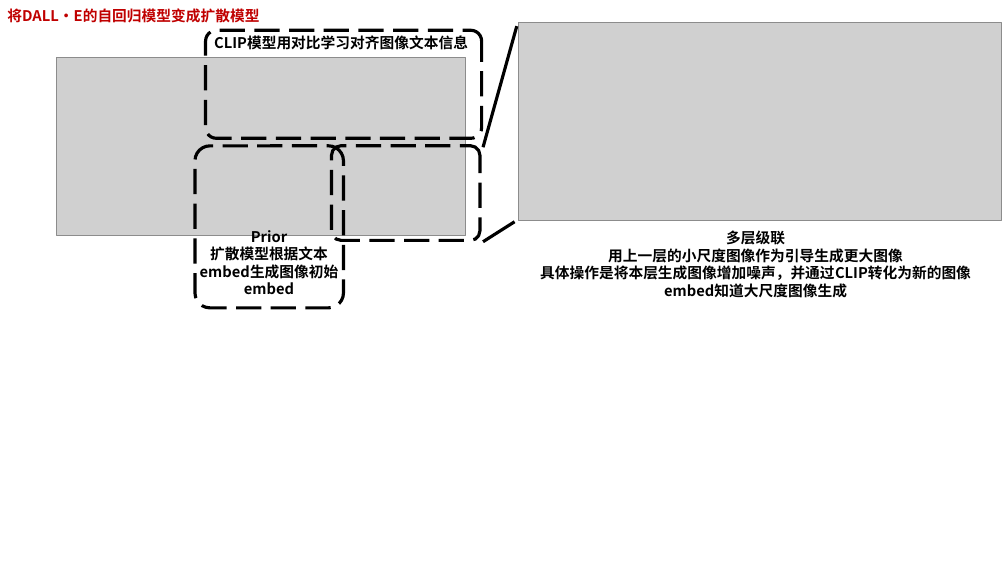
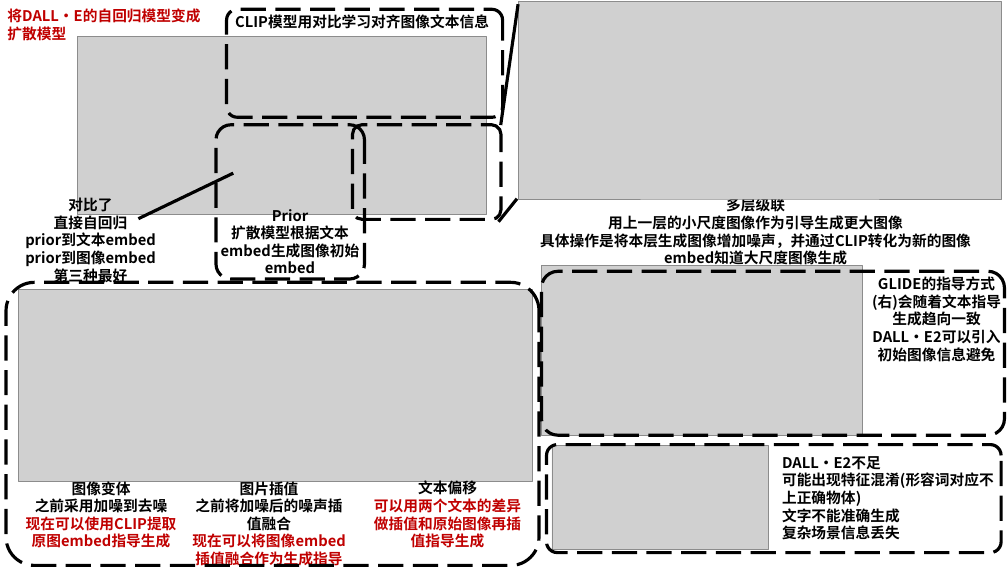
Before and after one commit to Elephant-King9/Paper, a slide deck: slide 28 of Base_Model/GAN+VAE+Diffusion/论文作图.pptx. Drawn at 1008x567 pixels with LibreOffice and Linux fonts; fonts in the diff are those of the drawing; grey boxes stand for pictures. Boxes give left, top, right and bottom in pixels: in the first picture for what was removed or moved away, otherwise in the second. Text is boxed around its words. In the diff, an @@ line names an element or a change of style, - is before the commit and + after.

```diff
--- a/Base_Model/GAN+VAE+Diffusion/论文作图.pptx
+++ b/Base_Model/GAN+VAE+Diffusion/论文作图.pptx
@@ text "将DALL·E的自回归模型变成扩散模型" rewrapped from bbox=[7, 8, 259, 23] to bbox=[7, 8, 200, 23] @@
@@ line moved from (483, 147) - (517, 26) to (501, 125) - (518, 5) @@
@@ picture: place and size @@
-picture at bbox=[518, 23, 1001, 220]
+picture at bbox=[518, 2, 1001, 199]
@@ rounded rectangle: place and size @@
-rounded rectangle at bbox=[195, 146, 343, 308]
+rounded rectangle at bbox=[216, 125, 364, 279]
@@ 2 texts, 2 rounded rectangles, 1 picture: place and size @@
-2 texts, 2 rounded rectangles, 1 picture at bbox=[57, 30, 482, 261]
+2 texts, 2 rounded rectangles, 1 picture at bbox=[78, 9, 503, 240]
@@ line added from (138, 219) to (234, 173), #000000 3 pt @@
@@ text added at bbox=[25, 195, 156, 285], 14 pt, text #000000, bold @@
+对比了
+直接自回归
+prior到文本embed
+prior到图像embed
+第三种最好
@@ line moved from (483, 242) - (515, 222) to (498, 222) - (517, 199) @@
@@ text "多层级联 用上一层的小尺度图像作为引导生成更大图像 具体操作是将本层生成图像增加噪声，并通过CLIP转化为新的图像emb ...": place and size @@
-text "多层级联 用上一层的小尺度图像作为引导生成更大图像 具体操作是将本层生成图像增加噪声，并通过CLIP转化为新的图像emb ..." at bbox=[540, 230, 971, 280]
+text "多层级联 用上一层的小尺度图像作为引导生成更大图像 具体操作是将本层生成图像增加噪声，并通过CLIP转化为新的图像emb ..." at bbox=[540, 199, 971, 248]
@@ picture added at bbox=[541, 266, 862, 436] @@
@@ rounded rectangle added at bbox=[6, 282, 539, 566], outline #000000 3 pt dashed @@
@@ picture added at bbox=[18, 290, 532, 482] @@
@@ rounded rectangle added at bbox=[541, 271, 1004, 436], outline #000000 3 pt dashed @@
@@ text added at bbox=[872, 276, 1001, 344], 14 pt, text #000000, bold @@
+GLIDE的指导方式(右)会随着文本指导生成趋向一致
+DALL·E2可以引入初始图像信息避免
@@ rounded rectangle added at bbox=[547, 445, 1001, 553], outline #000000 3 pt dashed @@
@@ picture added at bbox=[552, 446, 768, 551] @@
@@ text added at bbox=[782, 456, 994, 540], 14 pt, text #000000, bold @@
+DALL·E2不足
+可能出现特征混淆(形容词对应不上正确物体)
+文字不能准确生成
+复杂场景信息丢失
@@ text added at bbox=[26, 481, 177, 531], 14 pt, text #C00000, bold @@
+图像变体
+之前采用加噪到去噪
+现在可以使用CLIP提取原图embed指导生成
@@ text added at bbox=[192, 481, 345, 548], 14 pt, text #C00000, bold @@
+图片插值
+之前将加噪后的噪声插值融合
+现在可以将图像embed插值融合作为生成指导
@@ text added at bbox=[374, 480, 521, 547], 14 pt, text #C00000, bold @@
+文本偏移
+可以用两个文本的差异做插值和原始图像再插值指导生成
```
Also in this commit, not shown: 2 slides added, 6 other files.
